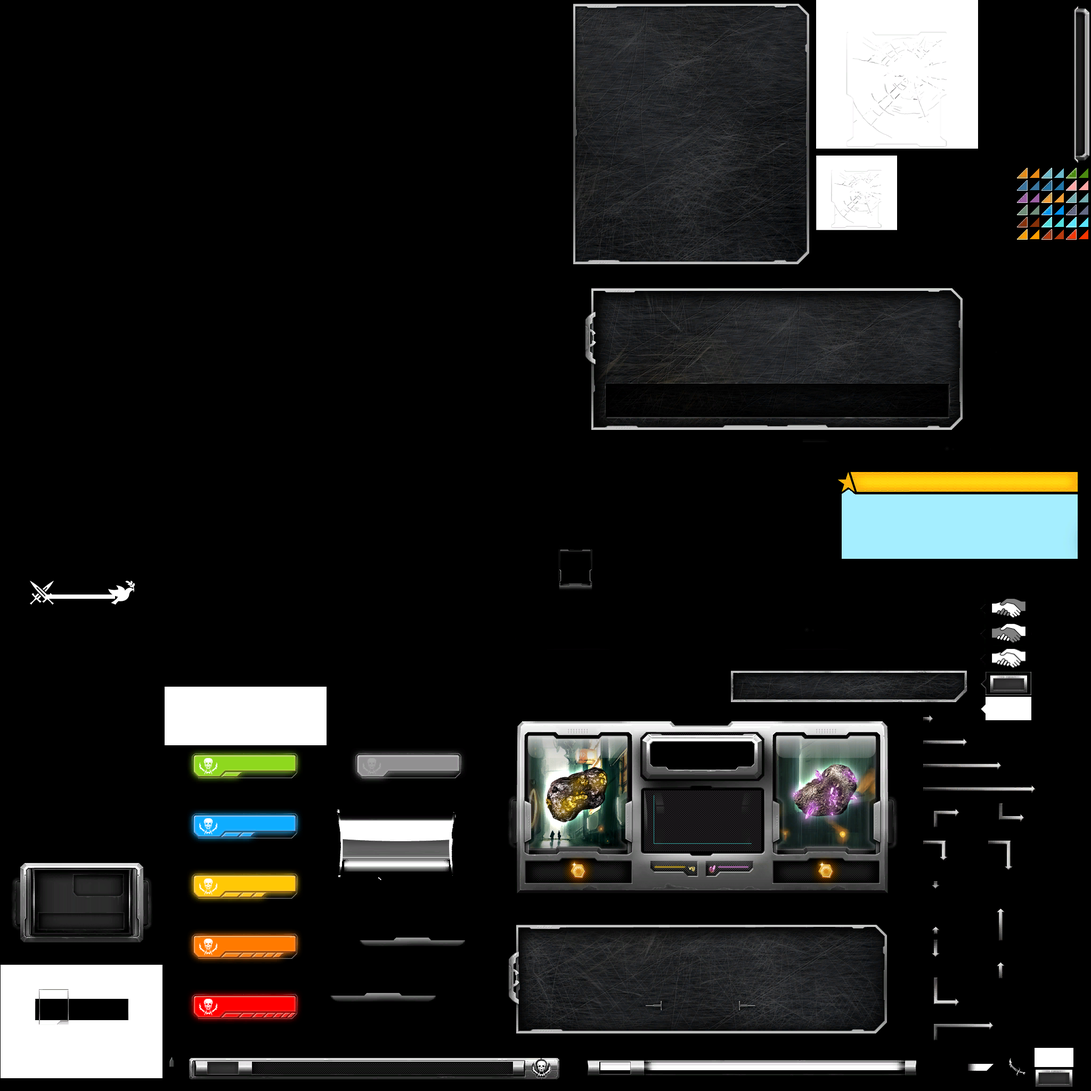
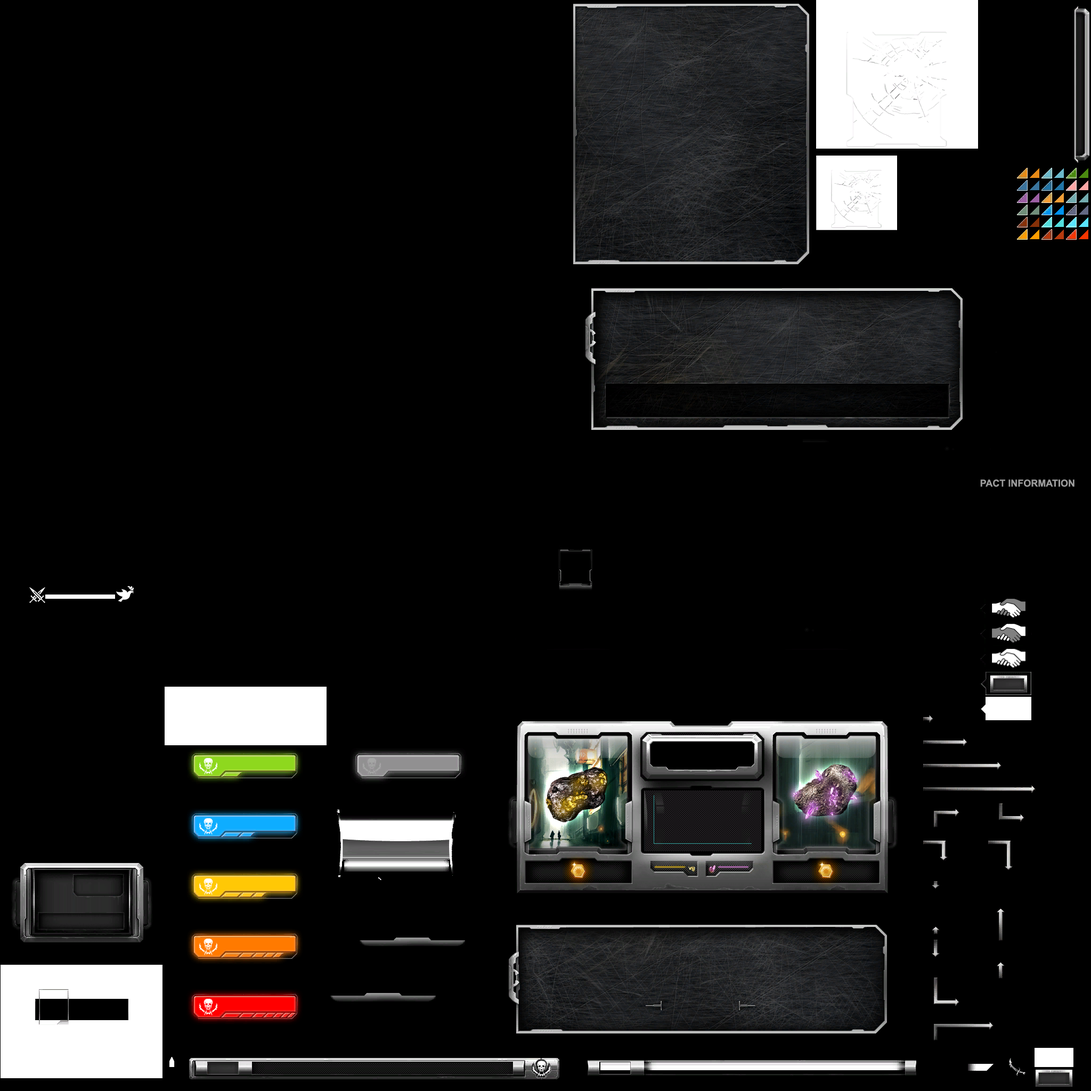
Before/after of a (1091, 1091) layered artwork. What changed in the layer stack:
added group "Diplomacy" with 17 layers above "Small Pane" over [731,472,1079,703]
added layer "PACT INFORMATION" in group "Diplomacy" over [980,479,1075,488]
added layer "Information Pane" in group "Diplomacy" over [842,472,1079,560]
added layer "Options Pane" in group "Diplomacy" over [731,672,967,703]
added layer "Slider Indicator" above "Menu Screen" over [169,1056,175,1068]
painted on "War" over [29,580,54,605]
painted on "Peace" over [108,580,135,605]
renamed "Layer 16" to "Layer 2", moved it above "Background", painted on it over [29,472,1079,1068]
painted on "Background" (5th of 5) over [29,472,1079,1068]
